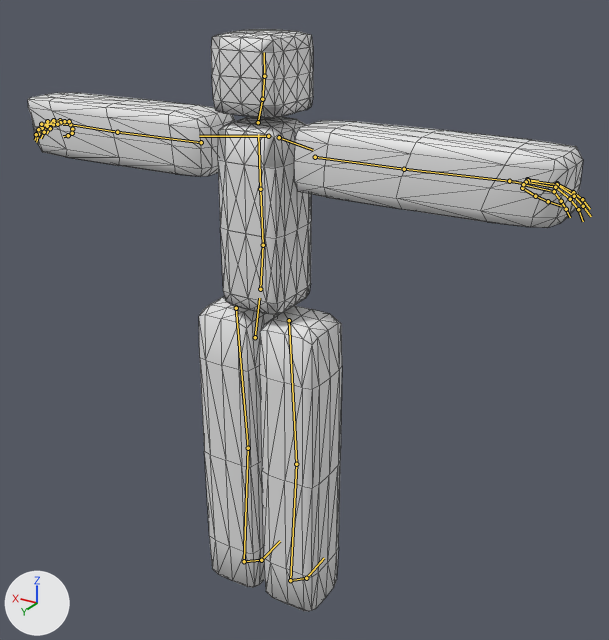
A saved change to the glTF model workspace/025_gpu-skinning/models/voxel-human-multi-animation.gltf.
One viewpoint serves both versions: a 50 mm camera at (-1.35, 2.01, 2.09) aimed at (-0.1, -0.08, 1.04). The lights are fixed; the arrows at lower left show +X, +Y and +Z. Both versions are drawn at frame 24 of the action 'Idle'; the numbers are the values there. The bones that bend it are drawn over the model as lines. Mesh edges are drawn as thin lines.
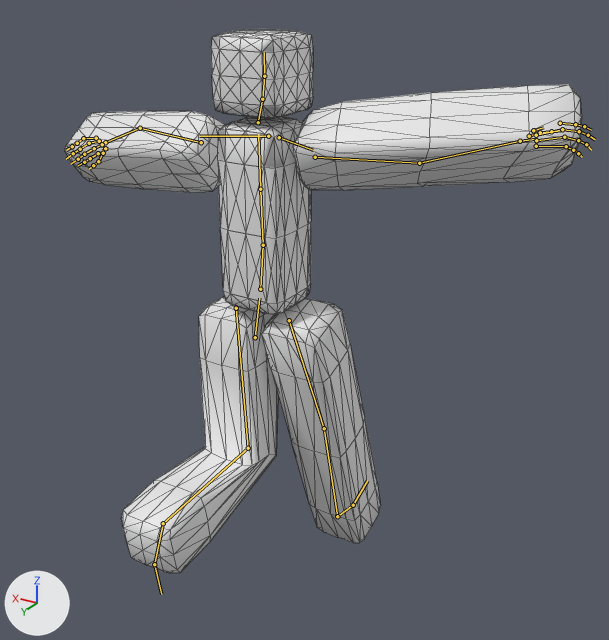
Changed parts and their boxes (x1, y1, x2, y2) in the pictures (609 x 640 px):
'Cube', posed (7% narrower, 7% shorter): before (28, 29, 583, 611); after (65, 29, 582, 573)
bone 'upper_arm.L', root to tip: before (201, 142) to (117, 132); after (201, 142) to (140, 128)
bone 'upper_arm.R', root to tip: before (315, 157) to (404, 169); after (315, 157) to (419, 163)
bone 'shin.L', root to tip: before (248, 448) to (244, 561); after (248, 448) to (163, 523)
bone 'thigh.R', root to tip: before (289, 320) to (296, 464); after (289, 320) to (324, 428)

The edits, one by one:
Bone 'upper_arm.L' (bone_upper_arm_l) turns from (0, 0, 0) to (0, 57, -20) degrees about its own x, y and z.
Bone 'upper_arm.R' (bone_upper_arm_r) turns from (0, 0, 0) to (0, 45, 20) degrees about its own x, y and z.
Bone 'shin.L' (bone_shin_l) turns from (0, 0, 0) to (81, 0, 0) degrees about its own x, y and z.
Bone 'thigh.R' (bone_thigh_r) turns from (0, 0, 0) to (-20, 0, 0) degrees about its own x, y and z.
